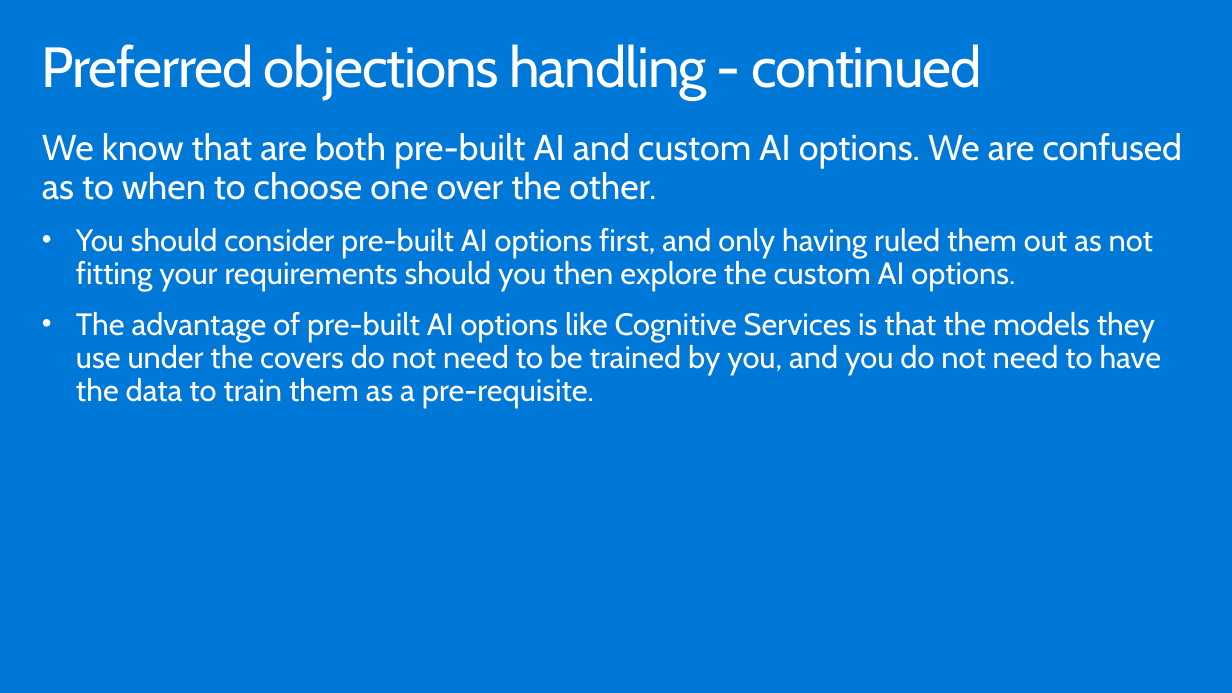
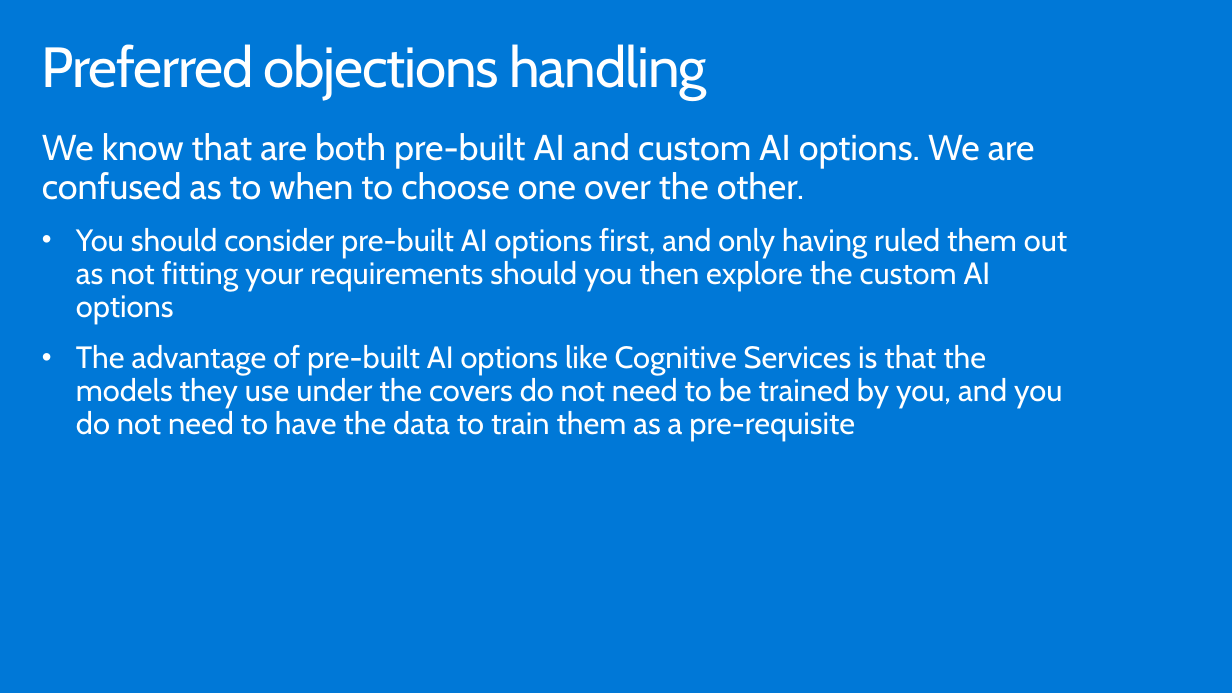
Before and after one commit to nenves/MCW-Cognitive-services-and-deep-learning, a slide deck: slide 30 of Whiteboard design session/WDS trainer presentation - Cognitive Services and deep learning.pptx. Drawn at 1232x693 pixels with LibreOffice and Linux fonts; fonts in the diff are those of the drawing. Boxes give left, top, right and bottom in pixels: in the first picture for what was removed or moved away, otherwise in the second. Text is boxed around its words. In the diff, an @@ line names an element or a change of style, - is before the commit and + after.

```diff
--- a/Whiteboard design session/WDS trainer presentation - Cognitive Services and deep learning.pptx
+++ b/Whiteboard design session/WDS trainer presentation - Cognitive Services and deep learning.pptx
@@ title at (x1=42, y1=44, x2=706, y2=100): text changed @@
-Preferred objections handling - continued
+Preferred objections handling
@@ text at (x1=76, y1=228, x2=1067, y2=441): text changed @@
-• You should consider pre-built AI options first, and only having ruled them out as not fitting your requirements should you then explore the custom AI options.
-• The advantage of pre-built AI options like Cognitive Services is that the models they use under the covers do not need to be trained by you, and you do not need to have the data to train them as a pre-requisite.
+• You should consider pre-built AI options first, and only having ruled them out as not fitting your requirements should you then explore the custom AI options
+• The advantage of pre-built AI options like Cognitive Services is that the models they use under the covers do not need to be trained by you, and you do not need to have the data to train them as a pre-requisite
```
Also in this commit, not shown: 22 other slides changed.
